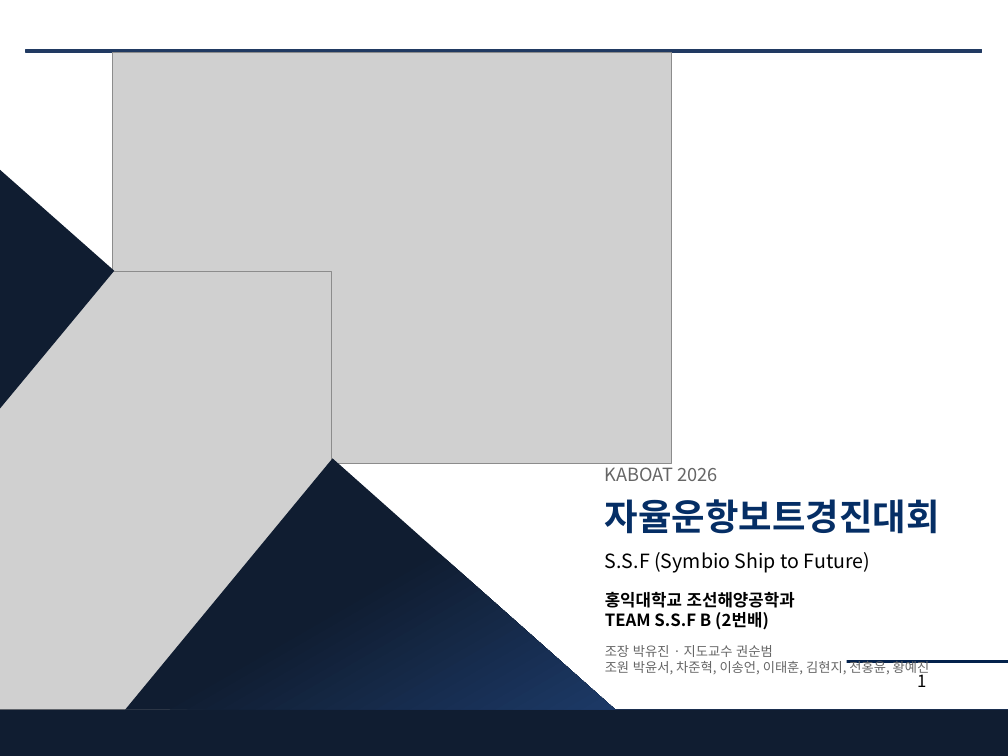
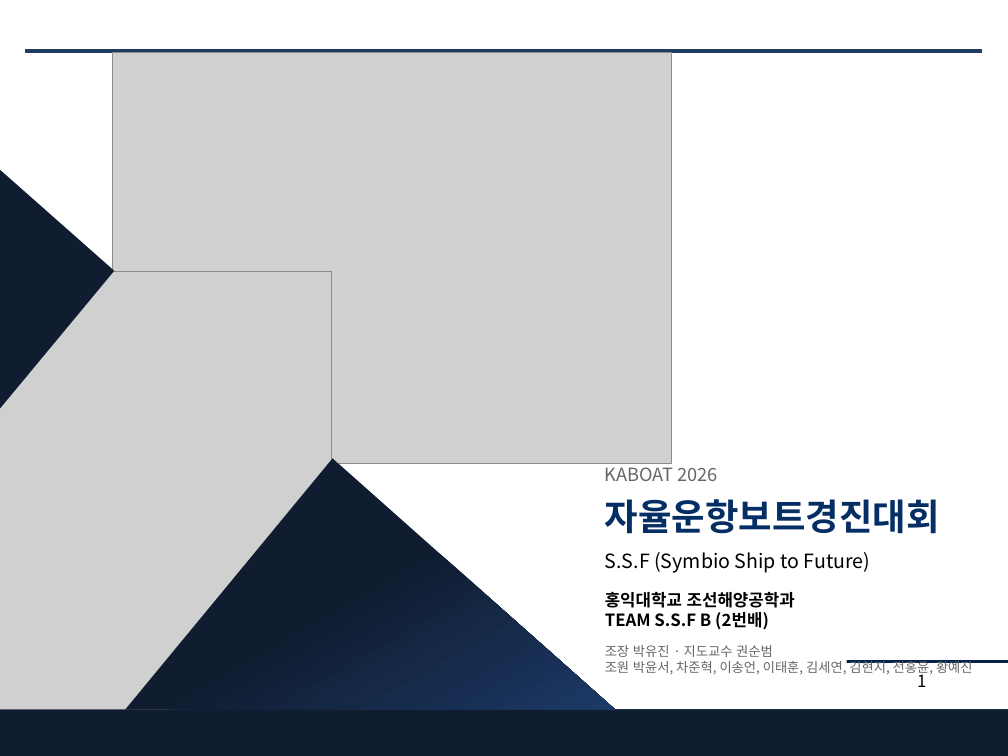
Before and after one commit to unmatsutake377-rgb/ros2_ws, a slide deck: slide 1 of docs/전달용/보고서_분담/발표자료_SSF_B.pptx. Drawn at 1008x756 pixels with LibreOffice and Linux fonts; fonts in the diff are those of the drawing; grey boxes stand for pictures. Boxes give left, top, right and bottom in pixels: in the first picture for what was removed or moved away, otherwise in the second. Text is boxed around its words. In the diff, an @@ line names an element or a change of style, - is before the commit and + after.

```diff
--- a/docs/전달용/보고서_분담/발표자료_SSF_B.pptx
+++ b/docs/전달용/보고서_분담/발표자료_SSF_B.pptx
@@ text at <box>605,660,973,676</box>: text changed @@
-조원 박윤서, 차준혁, 이송언, 이태훈, 김현지, 전홍윤, 황예진
+조원 박윤서, 차준혁, 이송언, 이태훈, 김세연, 김현지, 전홍윤, 황예진
```
Also in this commit, not shown: 1 other slide changed, 9 other files.
